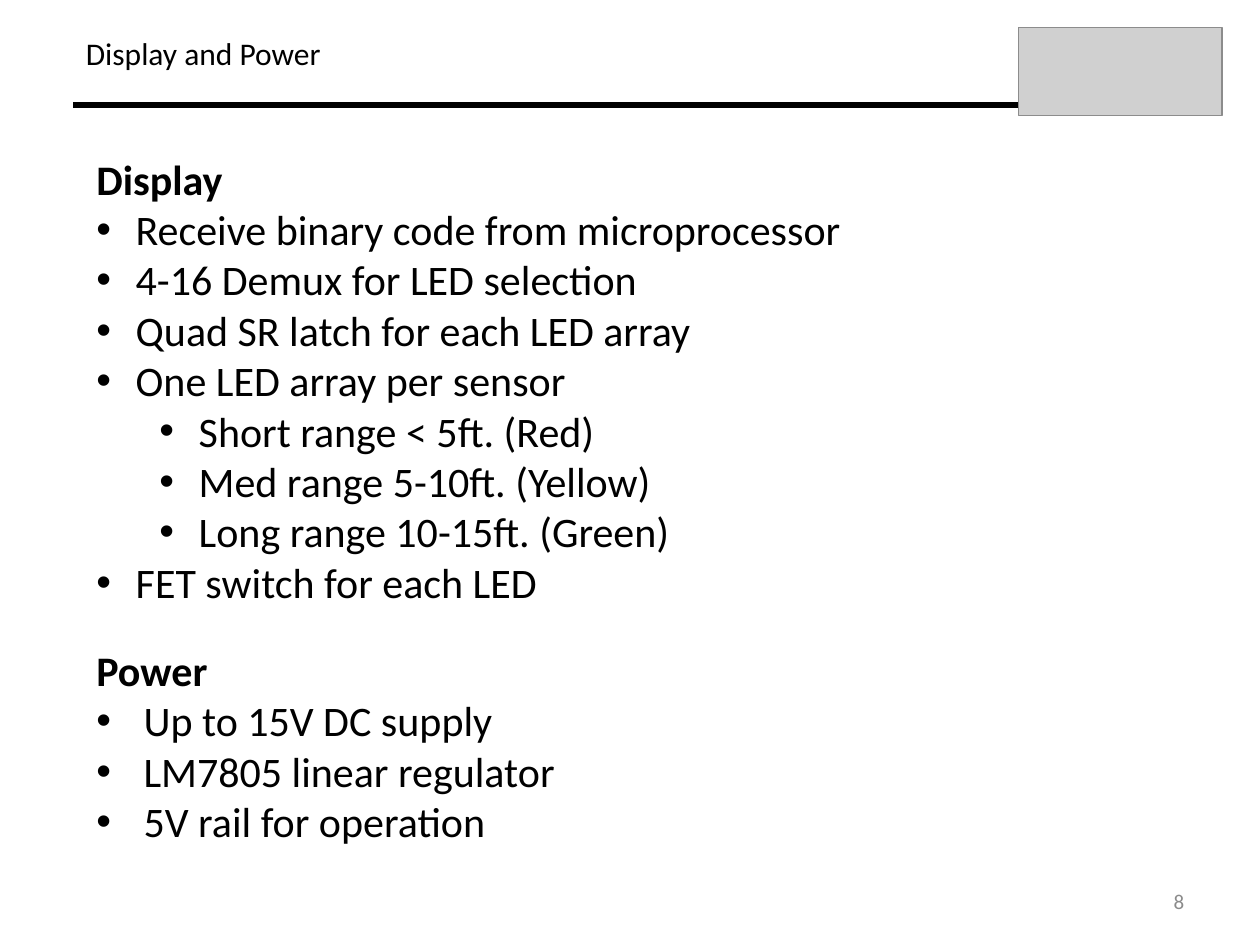
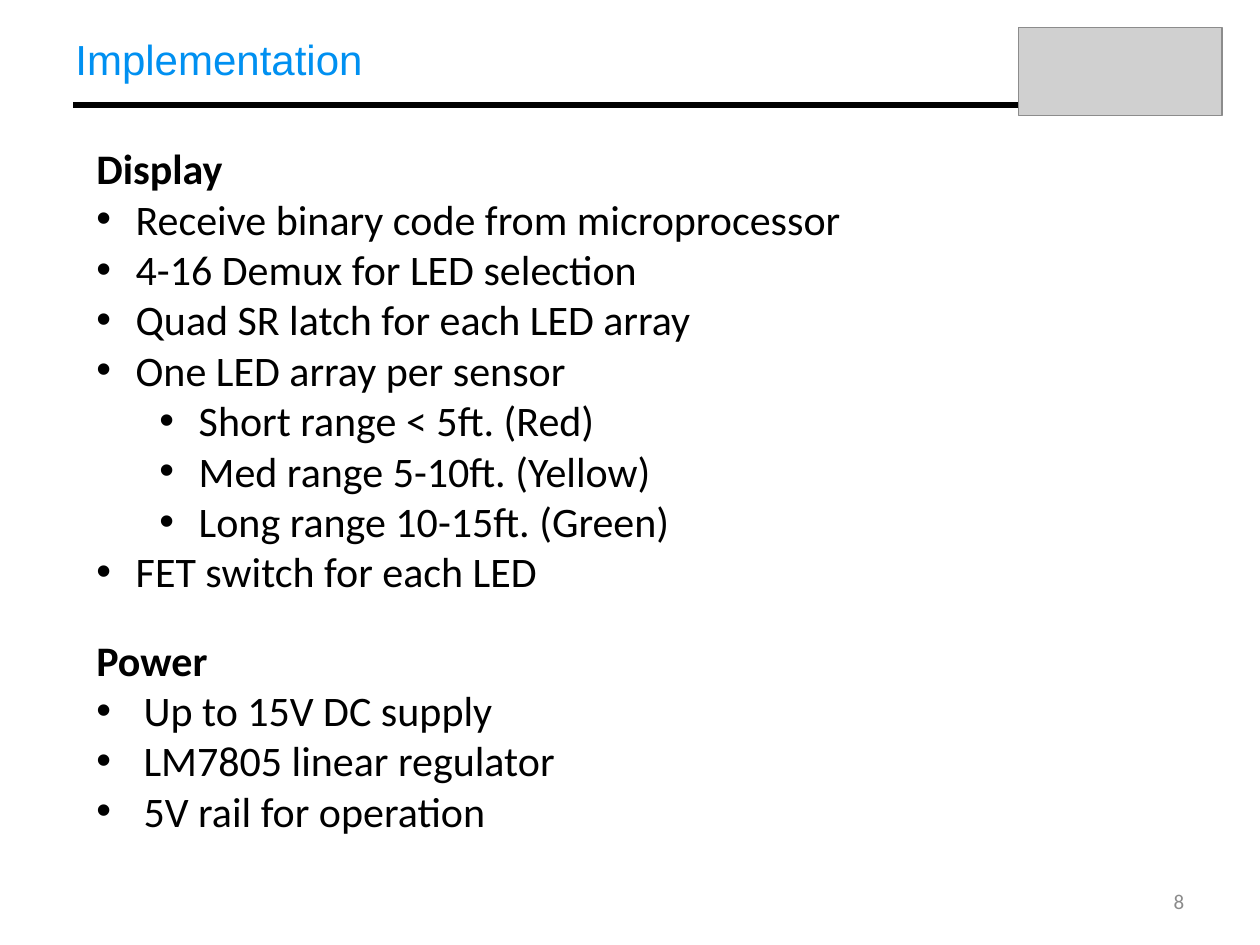
Before and after one commit to dfrister/Practicum2014, a slide deck: slide 8 of Presentation/T04_Presentation.pptx. Drawn at 1260x945 pixels with LibreOffice and Linux fonts; fonts in the diff are those of the drawing; grey boxes stand for pictures. Boxes give left, top, right and bottom in pixels: in the first picture for what was removed or moved away, otherwise in the second. Text is boxed around its words. In the diff, an @@ line names an element or a change of style, - is before the commit and + after.

```diff
--- a/Presentation/T04_Presentation.pptx
+++ b/Presentation/T04_Presentation.pptx
@@ text added at <box>75,44,362,84</box>, 24 pt, text #0090F1 @@
+Implementation
@@ text removed at <box>86,43,321,70</box> @@
-Display and Power
@@ text "Display": place and size @@
-text "Display" at <box>96,165,840,844</box>
+text "Display" at <box>96,154,840,834</box>
```
Also in this commit, not shown: 15 other slides changed.
